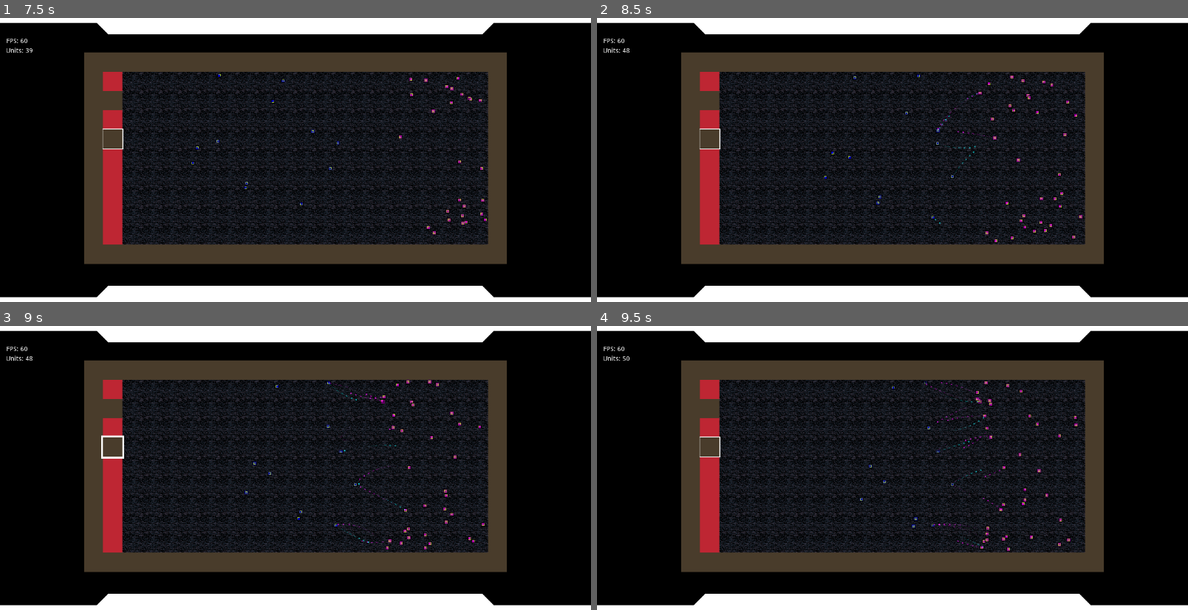
Above: before the commit, frames 1-4 (two rows, left to right).
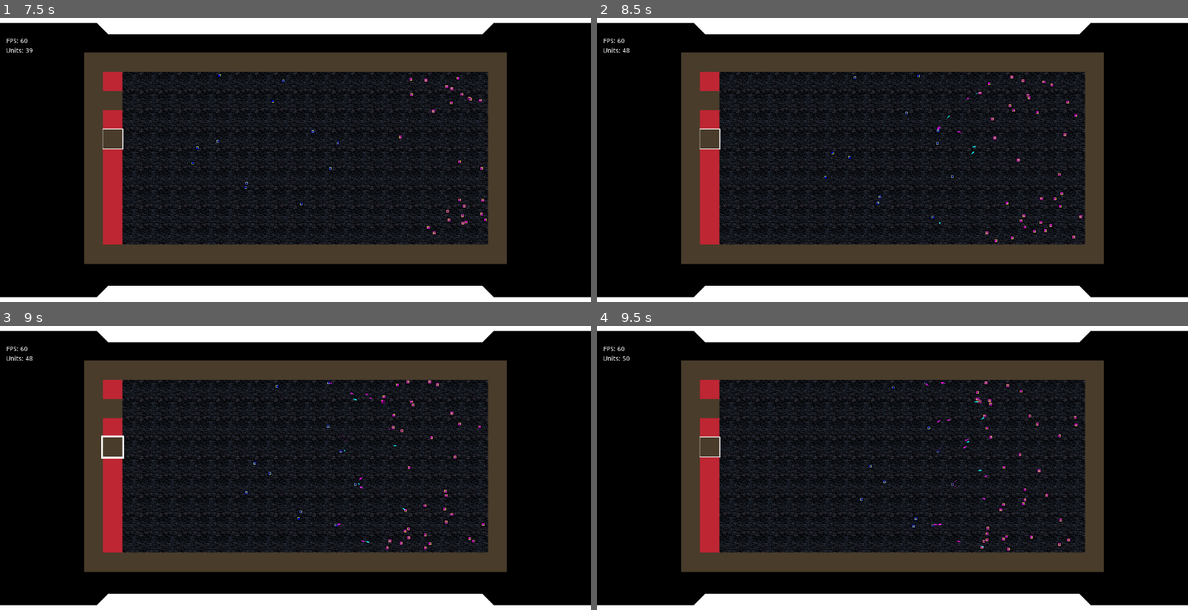
Above: after the commit, the same moments.

Repository: SJPGDD/Displacement
Game: Godot game, scene res://Game/Game.tscn
Two runs of this game, one before a commit and one after it. Both use one fixed random seed, a clock stepped at 60 frames per second and the inputs below.
Inputs (mouse positions are in pixels of both pictures, inside the frame that each line leads up to):
- Up to frame 1 (7.5 s): click (307, 157) at 0.5 s; click (307, 157) at 1.25 s; click (112, 100) at 2 s; click (112, 140) at 2.75 s; click (112, 100) at 3.5 s; click (112, 140) at 4.25 s; click (112, 100) at 5 s; click (112, 140) at 5.75 s; click (307, 157) at 6.5 s; move the mouse to (425, 160) at 7.27 s; click (425, 160) at 7.42 s
- Up to frame 2 (8.5 s): move the mouse to (774, 194) at 8.02 s; click (774, 194) at 8.17 s
- Up to frame 3 (9 s): move the mouse to (354, 411) at 8.77 s; click (354, 411) at 8.92 s
- Up to frame 4 (9.5 s): no input

Frame 1 is identical in both runs. In frame 2, less than 0.1% of the frame differs, in the area x 57-67%, y 26-73%; in frame 3, 0.1%; in frame 4, 0.2%, in the area x 55-69%, y 19-79%.

Commit message:
Changed Laser Effect to Use Local Coords

Diff:
--- a/Game/Units/Laser.tscn
+++ b/Game/Units/Laser.tscn
@@ -61,7 +61,7 @@
 anim_loop = false
 _sections_unfolded = [ "Angle", "Color", "Emission Shape", "Flags", "Gravity", "Initial Velocity", "Scale", "Spread", "Trail" ]
 
-[node name="Laser" type="Particles2D"]
+[node name="Laser" type="Particles2D" index="0"]
 
 material = SubResource( 1 )
 emitting = true
@@ -75,7 +75,7 @@
 fixed_fps = 60
 fract_delta = true
 visibility_rect = Rect2( -100, -100, 200, 200 )
-local_coords = false
+local_coords = true
 draw_order = 0
 process_material = SubResource( 4 )
 texture = null
